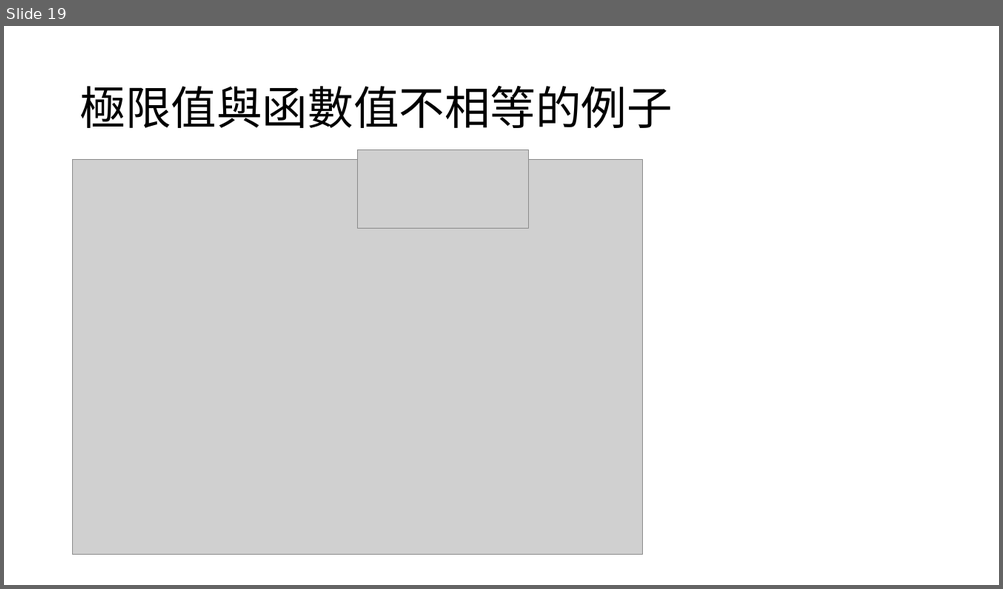
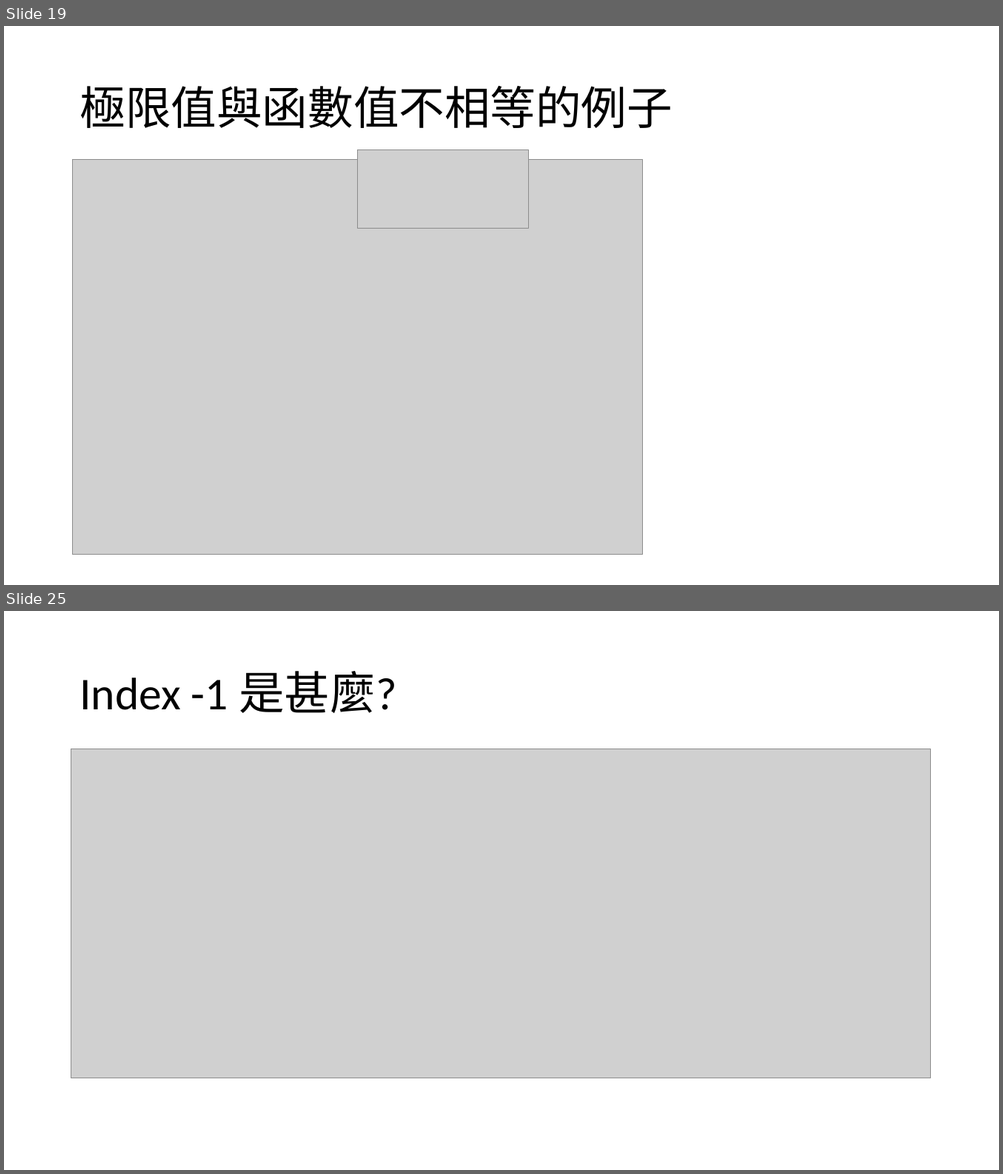
Before and after one commit to yychiang/110-2-VNU-Curriculum, a slide deck: 深度學習/深度學習數學基礎-1.pptx. Shown one above the other, each under a label of ours: slide 19 before the commit, slides 19 and 25 after it; the slides between them are not shown. The pictures are 1003x589 and 1003x1174 pixels, drawn with LibreOffice and Linux fonts; fonts in the diff are those of the drawing; grey boxes stand for pictures. Boxes give left, top, right and bottom in pixels: in the first picture for what was removed or moved away, otherwise in the second. Text is boxed around its words. In the diff, an @@ line names an element or a change of style, - is before the commit and + after.

```diff
--- a/深度學習/深度學習數學基礎-1.pptx
+++ b/深度學習/深度學習數學基礎-1.pptx
@@ slide 25 added at <box>4,611,999,1170</box>, background #FFFFFF @@
@@ title added at <box>79,671,396,713</box>, 44 pt, text #000000 @@
+Index -1 是甚麼?
@@ picture added at <box>71,749,930,1079</box> @@
```
Also in this commit, not shown: 28 other slides added.
